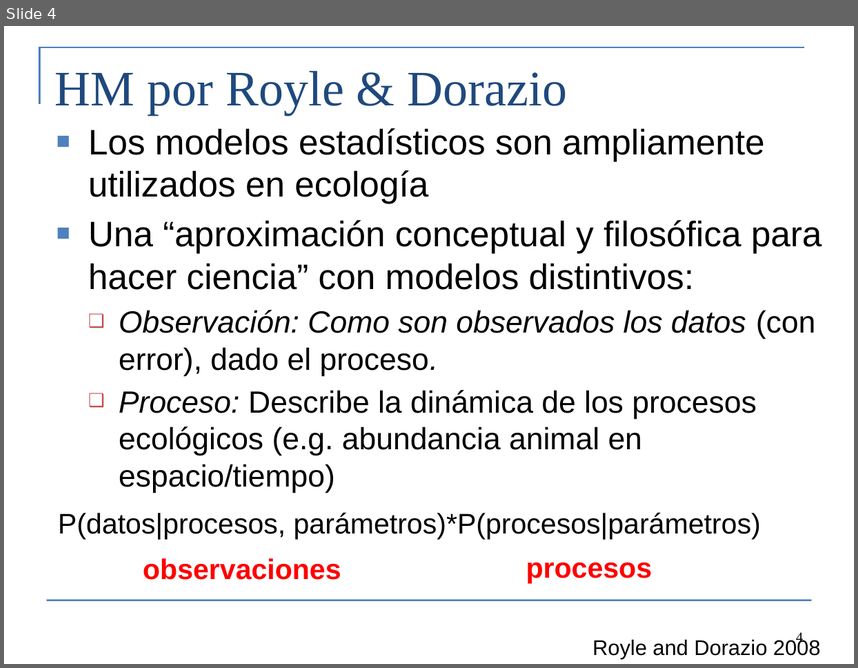
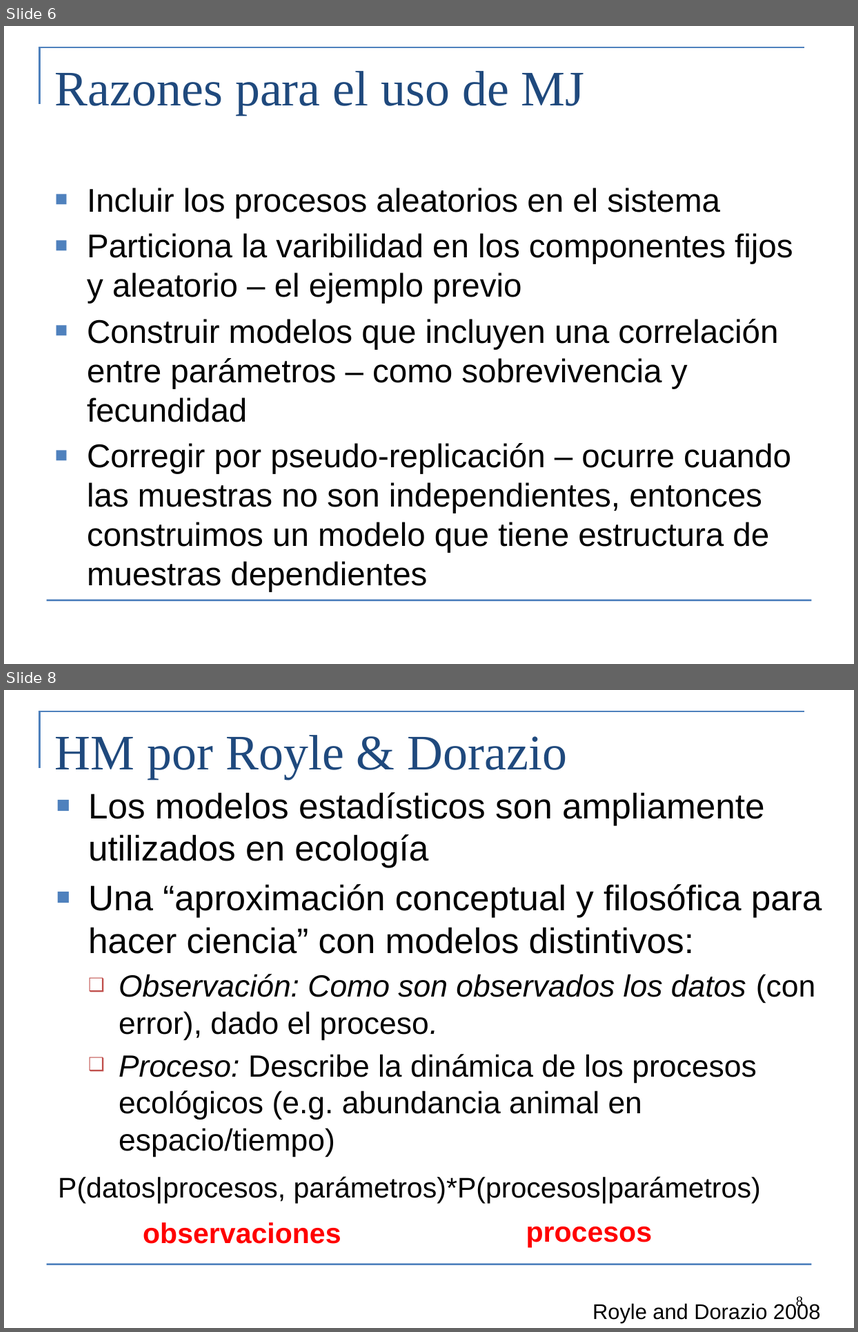
Before and after one commit to Cole-Monnahan-NOAA/tmb_workshop, a slide deck: day5/lecture5_conclusion_eng.pptx. Shown one above the other, each under a label of ours: slide 4 before the commit, slides 6 and 8 after it; the slides between them are not shown. The pictures are 858x668 and 858x1332 pixels, drawn with LibreOffice and Linux fonts; fonts in the diff are those of the drawing. Boxes give left, top, right and bottom in pixels: in the first picture for what was removed or moved away, otherwise in the second. Text is boxed around its words. In the diff, an @@ line names an element or a change of style, - is before the commit and + after.

```diff
--- a/day5/lecture5_conclusion_eng.pptx
+++ b/day5/lecture5_conclusion_eng.pptx
@@ slide 6 added at (x1=4, y1=26, x2=854, y2=664), background #FFFFFF; not listed: 2 template elements that a slide beside it also shows @@
@@ title added at (x1=55, y1=71, x2=585, y2=115), 42 pt, text #1F497D @@
+Razones para el uso de MJ
@@ text added at (x1=87, y1=187, x2=793, y2=592), 27.8 pt, text #000000 @@
+■ Incluir los procesos aleatorios en el sistema
+■ Particiona la varibilidad en los componentes fijos y aleatorio – el ejemplo previo
+■ Construir modelos que incluyen una correlación entre parámetros – como sobrevivencia y fecundidad
+■ Corregir por pseudo-replicación – ocurre cuando las muestras no son independientes, entonces construimos un modelo que tiene estructura de muestras dependientes
@@ what was slide 4 is now slide 8 @@
@@ page number at (x1=796, y1=1296, x2=803, y2=1309): text changed @@
-4
+8
```
Also in this commit, not shown: 6 slides changed, 2 other slides added, 7 other files.
